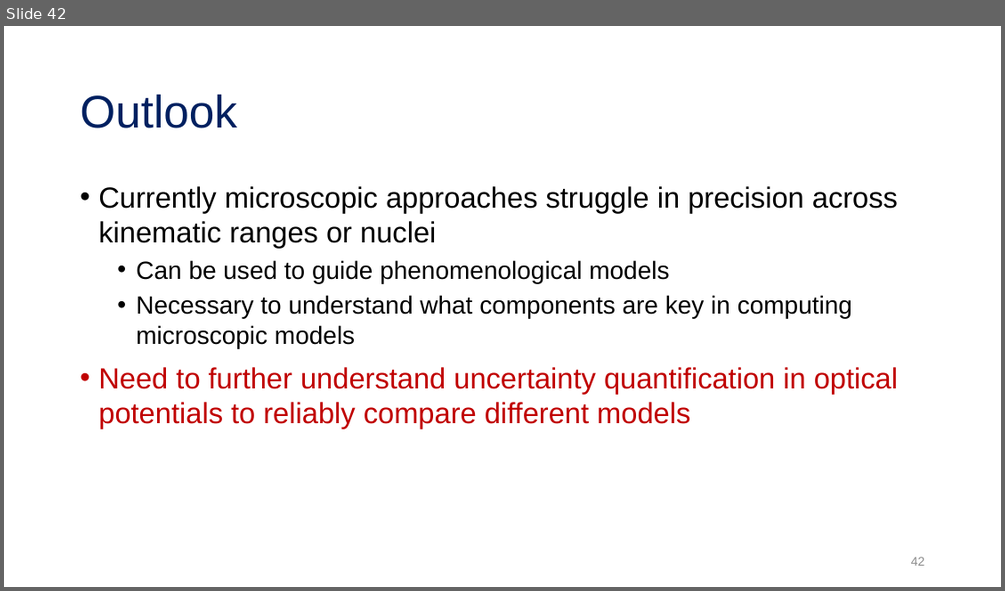
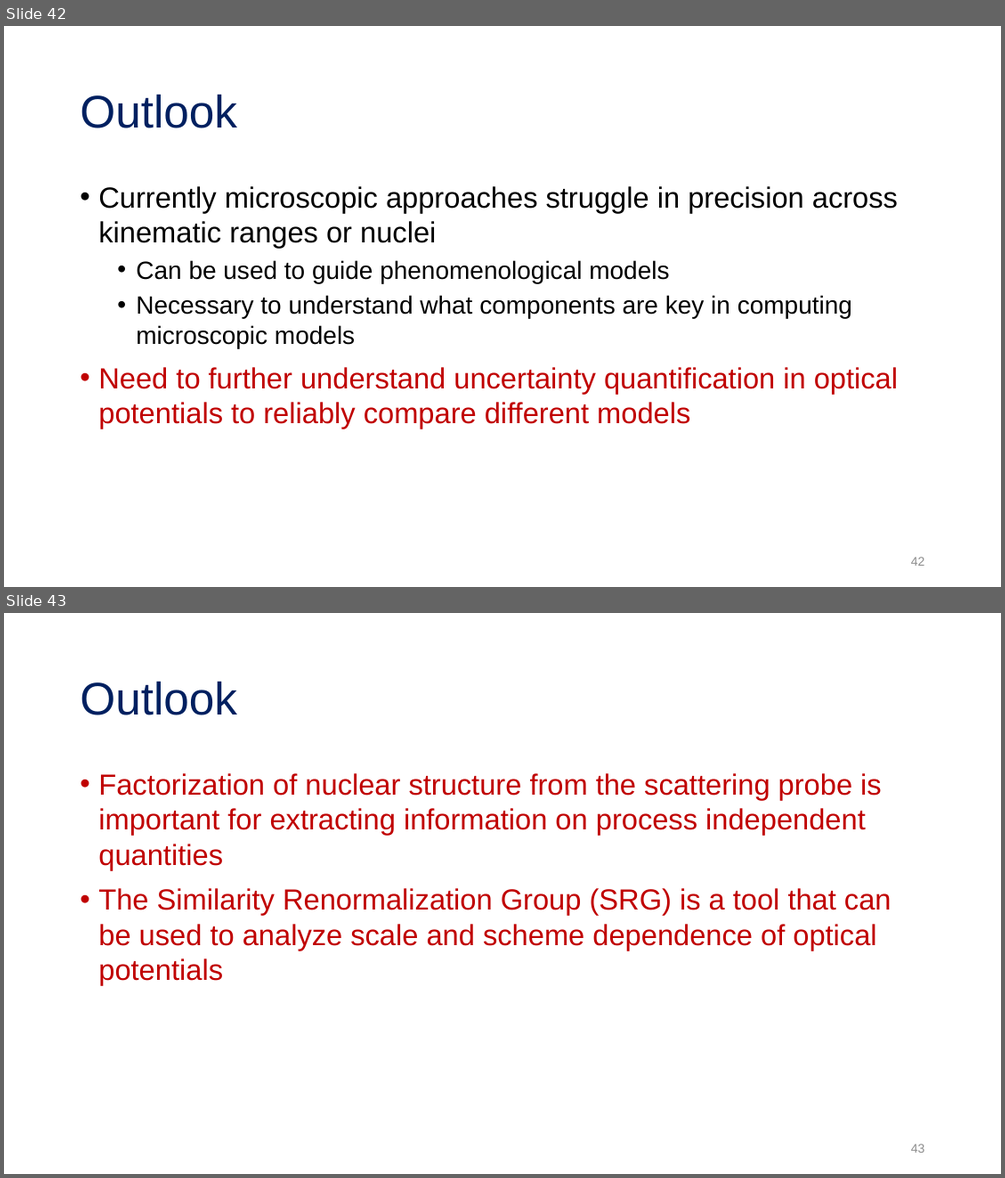
Before and after one commit to tropiano4/tropiano-srg, a slide deck: Presentations/Candidacy_2019/candidacy_presentation.pptx. Shown one above the other, each under a label of ours: slide 42 before the commit, slides 42 and 43 after it. The pictures are 1005x591 and 1005x1178 pixels, drawn with LibreOffice and Linux fonts; fonts in the diff are those of the drawing. Boxes give left, top, right and bottom in pixels: in the first picture for what was removed or moved away, otherwise in the second. Text is boxed around its words. In the diff, an @@ line names an element or a change of style, - is before the commit and + after.

```diff
--- a/Presentations/Candidacy_2019/candidacy_presentation.pptx
+++ b/Presentations/Candidacy_2019/candidacy_presentation.pptx
@@ slide 43 added at box(4, 613, 1001, 1174), background #FFFFFF @@
@@ title added at box(80, 681, 237, 715), 44 pt, text #002060 @@
+Outlook
@@ text added at box(98, 773, 891, 985), 28 pt, text #C00000 @@
+• Factorization of nuclear structure from the scattering probe is important for extracting information on process independent quantities
+• The Similarity Renormalization Group (SRG) is a tool that can be used to analyze scale and scheme dependence of optical potentials
@@ page number added at box(911, 1143, 925, 1152), 12 pt, text #8C8C8C @@
+43
```
Also in this commit, not shown: 1 slide changed, 1 other file.
